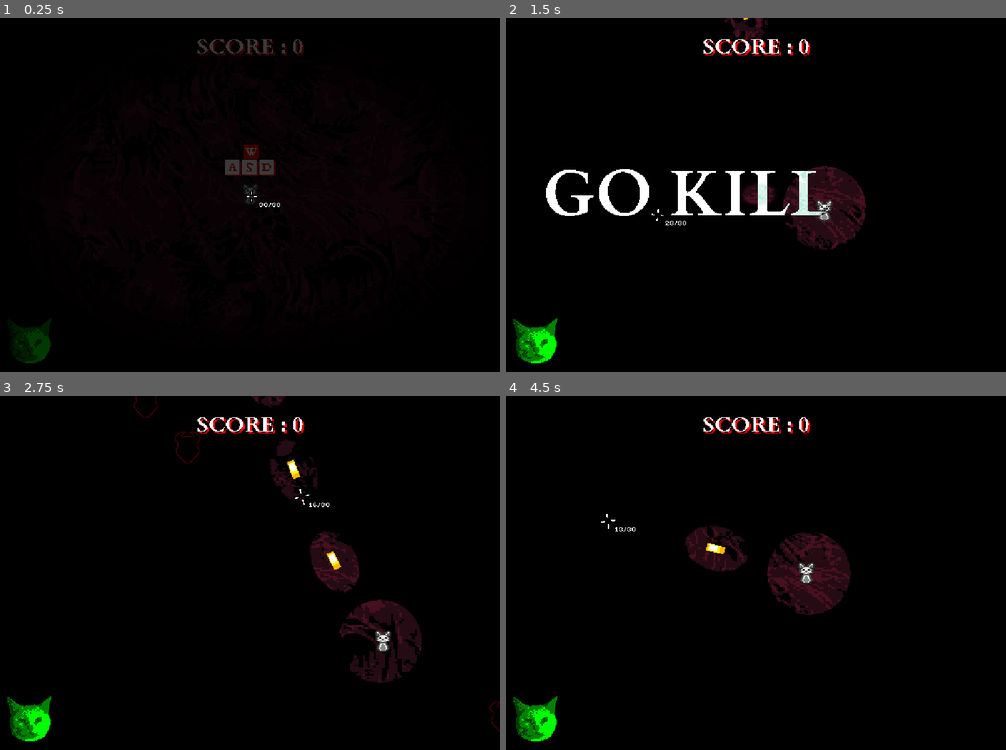
Above: before the commit, frames 1-4 (two rows, left to right).
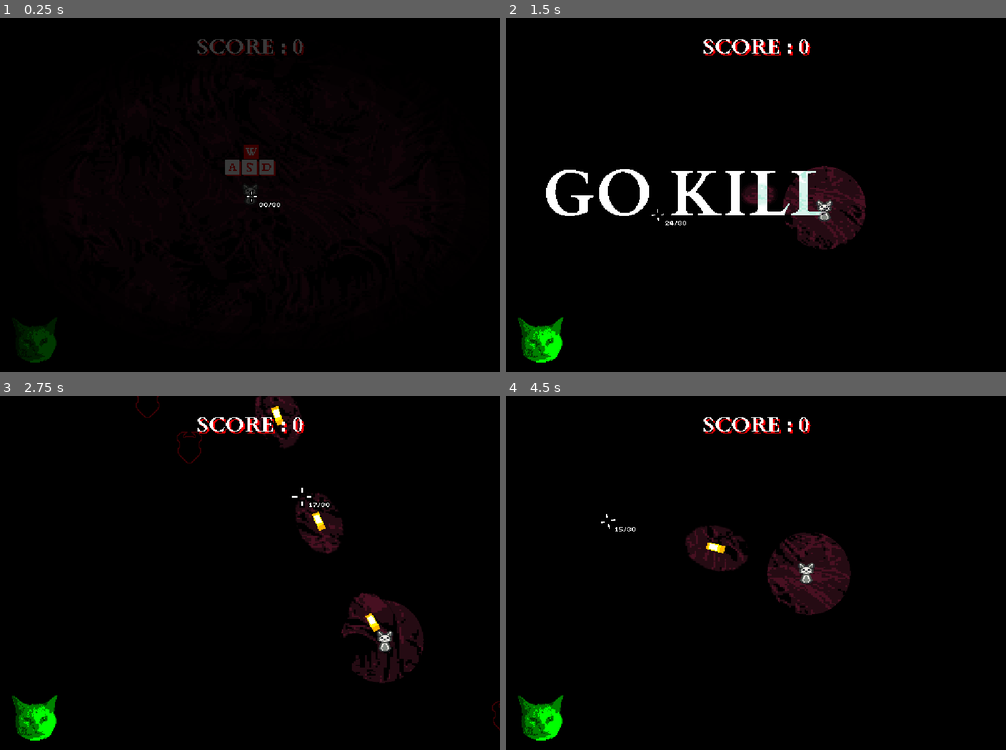
Above: after the commit, the same moments.

Repository: ThanapatrP/game-project-shooter
Game: Godot game, scene res://src/levels/main_level.tscn
Same seed, same stepped clock (60 frames per second), same inputs: the game is played once before the commit and once after it.
Inputs (mouse positions are in pixels of both pictures, inside the frame that each line leads up to):
- Up to frame 1 (0.25 s): no input
- Up to frame 2 (1.5 s): tap Enter (ui_accept) at 0.5, 0.77 s; move the mouse to (756, 46) at 0.52 s; press the mouse at (756, 46) at 0.53 s; hold D (right) 0.53-1.28 s; tap Space (spacebar) at 0.8, 1.35 s; move the mouse to (656, 212) at 1.27 s; release the mouse at (656, 212) at 1.28 s; hold S (down) from 1.28 s (still down)
- Up to frame 3 (2.75 s): tap Enter (ui_accept) at 1.52 s; click (150, 590) at 1.55 s; move the mouse to (300, 495) at 2.02 s; release S (down) at 2.03 s; press the mouse at (300, 495) at 2.03 s; hold D (right) from 2.03 s (still down); tap Space (spacebar) at 2.3 s
- Up to frame 4 (4.5 s): move the mouse to (731, 643) at 2.77 s; release D (right) at 2.78 s; release the mouse at (731, 643) at 2.78 s; hold W (up) 2.78-3.53 s; right-click (731, 643) at 2.85 s; tap Enter (ui_accept) at 3.02, 3.77 s; click (731, 643) at 3.05 s; move the mouse to (906, 626) at 3.52 s; hold A (left) from 3.53 s (still down); tap Space (spacebar) at 3.6 s; move the mouse to (606, 519) at 4.27 s; click (606, 519) at 4.35 s

The runs differ from the first frame. In frame 1, 0.4% of the frame differs, in the area x 1-12%, y 84-98%; in frame 2, 0.9%; in frame 3, 4.7%, in the area x 1-100%, y 0-98%; in frame 4, 0.7%.

Commit message:
more curse variant & card selection polishing

Diff:
--- a/src/characters/player/player.gd
+++ b/src/characters/player/player.gd
@@ -21,12 +21,14 @@
 var DEF_INVIN = 3.0
 
 # Shoot stuff
-var DEF_SHOOT_CD = 0.1
+var DEF_SHOOT_CD = 0.12
 var shoot_cd = 0.0
 var RELOAD_T = 0.8 # default / max reload cooldown
 var reload_cd = -1.0 # currect cooldown of reload
 var ammo = 30
 var MAX_AMMO = 30
+
+var bullet_spread : float = 1.0 # in degrees
 
 var bullet_dmg_mult : float = 1.0
 
@@ -156,8 +158,7 @@
 
 			if Global.hp_indicator:
 				Global.hp_indicator.shake()
-
-			Global.hp_indicator.set_progress(hp / MAX_HP)
+				Global.set_hp_progress(hp / MAX_HP)
 
 			if hp <= 0.0 and Global.main_level:
 				Global.main_level.restart()
@@ -210,7 +211,10 @@
 
 	var bullet : Area2D = bullet_res.instantiate()
 	bullet.global_position = global_position
-	bullet.dir = mouse_dir
+	var spread_rad = deg_to_rad(bullet_spread)
+
+	randomize()
+	bullet.dir = mouse_dir.rotated(randf_range(-spread_rad/2, spread_rad))
 
 	bullet.damage *= bullet_dmg_mult # apply damage mult
 
--- a/src/levels/main_level.gd
+++ b/src/levels/main_level.gd
@@ -52,7 +52,7 @@
 		# print($UILayer/InvertText.visible)
 
 	if curr_tutorial_state != TUTORIAL_STATE.NONE:
-		if Input.is_action_just_pressed("spacebar"):
+		if Input.is_action_just_pressed("spacebar") and Global.running_tween == null:
 			curr_tutorial_state = TUTORIAL_STATE.KILLEM
 
 			var tween := create_tween()
@@ -122,7 +122,11 @@
 				tween.set_trans(Tween.TRANS_SINE)
 				tween.tween_property(center_light, "scale", Vector2(), 0.7)
 
+				Global.running_tween = tween
+
 				await tween.finished
+
+				Global.running_tween = null
 
 				curr_tutorial_state = TUTORIAL_STATE.LIGHT
 
--- a/src/levels/main_level.tscn
+++ b/src/levels/main_level.tscn
@@ -167,6 +167,7 @@
 offset_bottom = 478.0
 mouse_filter = 1
 color = Color(0.221902, 0.221902, 0.221902, 1)
+metadata/_edit_lock_ = true
 
 [node name="TempLevelBg" type="Sprite2D" parent="."]
 z_index = -99
@@ -255,7 +256,7 @@
 script = ExtResource("10_twkqo")
 
 [node name="HpIndicator" parent="UILayer" instance=ExtResource("12_av45r")]
-position = Vector2(16, 324)
+position = Vector2(21, 323)
 
 [node name="InvertText" type="RichTextLabel" parent="UILayer"]
 visible = false
@@ -282,6 +283,7 @@
 anchor_bottom = 1.0
 grow_horizontal = 2
 grow_vertical = 2
+metadata/_edit_lock_ = true
 
 [node name="FadeOutRect" type="ColorRect" parent="UILayer"]
 anchors_preset = 15
@@ -290,6 +292,7 @@
 grow_horizontal = 2
 grow_vertical = 2
 color = Color(0, 0, 0, 0)
+metadata/_edit_lock_ = true
 
 [node name="CardLayer" parent="." instance=ExtResource("11_av45r")]
 visible = false
--- a/src/object/card/curse_card.tscn
+++ b/src/object/card/curse_card.tscn
@@ -1,9 +1,32 @@
-[gd_scene load_steps=10 format=3 uid="uid://cbhb18adwsxe1"]
+[gd_scene load_steps=14 format=3 uid="uid://cbhb18adwsxe1"]
 
 [ext_resource type="Script" uid="uid://biyud2pe0gxdk" path="res://src/object/card/curse_card.gd" id="1_xs56f"]
+[ext_resource type="Shader" uid="uid://d28ml218nw3cn" path="res://src/shader/dissolve.gdshader" id="2_gbdaw"]
 [ext_resource type="Texture2D" uid="uid://ckw40mw1iwe87" path="res://asset/ui/card/card_base_spr.png" id="2_p06a0"]
 [ext_resource type="Texture2D" uid="uid://dp623ycnrwtr5" path="res://asset/ui/card/icons/temp_icon.png" id="3_jgh6w"]
 [ext_resource type="FontFile" uid="uid://7ip1rh1cottq" path="res://asset/ui/Smol font.ttf" id="3_p06a0"]
+
+[sub_resource type="RectangleShape2D" id="RectangleShape2D_rdrce"]
+size = Vector2(104, 144)
+
+[sub_resource type="FastNoiseLite" id="FastNoiseLite_gbdaw"]
+resource_local_to_scene = true
+noise_type = 3
+frequency = 0.007
+
+[sub_resource type="NoiseTexture2D" id="NoiseTexture2D_k41ne"]
+resource_local_to_scene = true
+width = 144
+height = 144
+noise = SubResource("FastNoiseLite_gbdaw")
+
+[sub_resource type="ShaderMaterial" id="ShaderMaterial_4tik0"]
+resource_local_to_scene = true
+shader = ExtResource("2_gbdaw")
+shader_parameter/noise_tex = SubResource("NoiseTexture2D_k41ne")
+shader_parameter/dissolve_level = 1.0
+shader_parameter/between_gap = 0.1
+shader_parameter/gap_color = Color(1, 0, 0, 1)
 
 [sub_resource type="Shader" id="Shader_jgh6w"]
 code = "shader_type canvas_item;
@@ -12,6 +35,11 @@
 uniform bool outline = true;
 uniform vec4 new_col : source_color = vec4(1,1,1,1);
 uniform bool colorize = false;
+//
+//uniform sampler2D noise_tex;
+//uniform float dissolve_level : hint_range(0.0, 1.0, 0.1) = 0.5;
+//uniform float between_gap : hint_range(0.0, 0.5, 0.1) = 0.1;
+//uniform vec4 gap_color : source_color;
 
 uniform vec2 size = vec2(32,32);
 
@@ -36,6 +64,20 @@
 		}
 	}
 
+	//float _base = 0.0 - between_gap;
+	//float _ceil = 1.0 + between_gap;
+	//float _block = 1.0 + between_gap;
+	//
+	//float _lower = clamp(_base + (dissolve_level * _block), 0.0, 1.0);
+	//float _upper = clamp(dissolve_level * _block, 0.0, 1.0);
+	//
+	//vec4 noise_col = texture(noise_tex, UV);
+	//
+	//if (noise_col.r > _upper){
+		//COLOR = vec4(0,0,0,0);
+	//}else if(noise_col.r > _lower){
+		//COLOR = vec4(gap_color.r, gap_color.g, gap_color.b, gap_color.a);
+	//}
 }
 "
 
@@ -89,13 +131,17 @@
 shader_parameter/colorize = 0.0
 shader_parameter/size = Vector2(104, 144)
 
-[sub_resource type="RectangleShape2D" id="RectangleShape2D_rdrce"]
-size = Vector2(104, 144)
-
 [node name="CurseCard" type="Node2D"]
 script = ExtResource("1_xs56f")
 
-[node name="SpritePivot" type="Node2D" parent="."]
+[node name="MouseArea" type="Area2D" parent="."]
+
+[node name="CollisionShape2D" type="CollisionShape2D" parent="MouseArea"]
+position = Vector2(52, 72)
+shape = SubResource("RectangleShape2D_rdrce")
+
+[node name="SpritePivot" type="CanvasGroup" parent="."]
+material = SubResource("ShaderMaterial_4tik0")
 position = Vector2(52, 72)
 
 [node name="CardSprite" type="Sprite2D" parent="SpritePivot"]
@@ -141,9 +187,3 @@
 position = Vector2(-52, -72)
 texture = ExtResource("2_p06a0")
 centered = false
-
-[node name="MouseArea" type="Area2D" parent="."]
-
-[node name="CollisionShape2D" type="CollisionShape2D" parent="MouseArea"]
-position = Vector2(52, 72)
-shape = SubResource("RectangleShape2D_rdrce")
--- /dev/null
+++ b/src/object/card/curse_res/invin_trade_curse.tres
@@ -0,0 +1,13 @@
+[gd_resource type="Resource" script_class="InvinTradeCurse" load_steps=3 format=3 uid="uid://bu1np5iujg6d0"]
+
+[ext_resource type="Texture2D" uid="uid://bjgf0c7o0x3ay" path="res://asset/player/player_spr_v1.png" id="1_1cppo"]
+[ext_resource type="Script" uid="uid://bxua2jk7gdx54" path="res://src/object/card/curses/invin_trade.gd" id="1_swkxe"]
+
+[resource]
+script = ExtResource("1_swkxe")
+hp_mult = 0.1
+invin_decrese = 0.2
+curse_icon = ExtResource("1_1cppo")
+display_name = "INVIN TRADE"
+desc = "DESC"
+metadata/_custom_type_script = "uid://bxua2jk7gdx54"
--- /dev/null
+++ b/src/object/card/curse_res/uzi_trait_curse.tres
@@ -0,0 +1,13 @@
+[gd_resource type="Resource" script_class="UziTraitCurse" load_steps=3 format=3 uid="uid://3uu2ax01i100"]
+
+[ext_resource type="Texture2D" uid="uid://bjgf0c7o0x3ay" path="res://asset/player/player_spr_v1.png" id="1_2cn78"]
+[ext_resource type="Script" uid="uid://srgygxh0aqff" path="res://src/object/card/curses/uzi_trait.gd" id="1_5e4tp"]
+
+[resource]
+script = ExtResource("1_5e4tp")
+firerate_mult = 0.02
+accuracy_decrease = 0.05
+curse_icon = ExtResource("1_2cn78")
+display_name = "UZI BOI"
+desc = "DESC"
+metadata/_custom_type_script = "uid://srgygxh0aqff"
--- a/src/object/card/curses/damage_mult_curse.gd
+++ b/src/object/card/curses/damage_mult_curse.gd
@@ -12,5 +12,8 @@
 func apply(player : Player):
 	player.bullet_dmg_mult += add_dmg_mult
 	player.MAX_HP *= (1.0 - hp_reduction)
+
+	Global.set_hp_progress(player.hp / player.MAX_HP)
+
 	if Global.debug:
 		print("UPGRADED")
--- /dev/null
+++ b/src/object/card/curses/invin_trade.gd
@@ -0,0 +1,23 @@
+# CURSE DESC:
+# + MAXHP (& current HP)
+# - invin time
+
+class_name InvinTradeCurse
+extends Curse
+
+@export var hp_mult : float = 0.1
+@export var invin_decrese : float = 0.2
+
+
+func apply(player : Player):
+	var curr_player_hp_ratio = float(player.hp) / float(player.MAX_HP)
+
+	player.MAX_HP *= 1.0 + hp_mult
+	player.hp = player.MAX_HP * curr_player_hp_ratio
+
+	player.invin = clamp(player.invin * (1.0 - invin_decrese), 0.1, INF)
+
+	Global.set_hp_progress(player.hp / player.MAX_HP)
+
+	if Global.debug:
+		print("UPGRADED")
--- /dev/null
+++ b/src/object/card/curses/uzi_trait.gd
@@ -0,0 +1,17 @@
+# CURSE DESC:
+# + firerate
+# - accuracy
+
+class_name UziTraitCurse
+extends Curse
+
+@export var firerate_mult : float = 0.02
+@export var accuracy_decrease : float = 0.05
+
+
+func apply(player : Player):
+	player.DEF_SHOOT_CD *= 1.0 - firerate_mult
+	player.bullet_spread *= 1.0 + accuracy_decrease
+
+	if Global.debug:
+		print("UPGRADED")
--- /dev/null
+++ b/src/shader/dissolve.gdshader
@@ -0,0 +1,34 @@
+shader_type canvas_item;
+render_mode unshaded;
+
+uniform sampler2D screen_texture : hint_screen_texture, repeat_disable, filter_nearest;
+
+uniform sampler2D noise_tex;
+uniform float dissolve_level : hint_range(0.0, 1.0, 0.1) = 0.5;
+uniform float between_gap : hint_range(0.0, 0.5, 0.1) = 0.1;
+uniform vec4 gap_color : source_color;
+
+void fragment() {
+	vec4 c = textureLod(screen_texture, SCREEN_UV, 0.0);
+
+	if (c.a > 0.0001) {
+		c.rgb /= c.a;
+	}
+
+	COLOR *= c;
+
+	float _base = 0.0 - between_gap;
+	float _ceil = 1.0 + between_gap;
+	float _block = 1.0 + between_gap;
+
+	float _lower = clamp(_base + (dissolve_level * _block), 0.0, 1.0);
+	float _upper = clamp(dissolve_level * _block, 0.0, 1.0);
+
+	vec4 noise_col = texture(noise_tex, UV);
+
+	if (noise_col.r > _upper){
+		COLOR = vec4(0,0,0,0);
+	}else if(noise_col.r > _lower){
+		COLOR = vec4(gap_color.r, gap_color.g, gap_color.b, gap_color.a);
+	}
+}
--- a/src/ui/card_layer.gd
+++ b/src/ui/card_layer.gd
@@ -8,7 +8,8 @@
 var curses = [
 	preload("res://src/object/card/curse_res/dmg_mult_curse.tres"),
 	preload("res://src/object/card/curse_res/reload_amp_curse.tres"),
-	preload("res://src/object/card/curse_res/reload_amp_curse.tres"), # TEMP
+	preload("res://src/object/card/curse_res/invin_trade_curse.tres"),
+	preload("res://src/object/card/curse_res/uzi_trait_curse.tres"),
 ]
 
 @onready var cards : Array[Node2D] = [
@@ -42,6 +43,14 @@
 
 		if Input.is_action_just_pressed("m1") and hovering_card != null and selected == false:
 			if hovering_card.curse != null and Global.player != null:
+
+				for c in cards:
+					if c != hovering_card:
+						var tween := create_tween()
+						tween.set_ease(Tween.EASE_OUT)
+						tween.set_trans(Tween.TRANS_SINE)
+						tween.tween_property(c.sprite_pivot.material, "shader_parameter/dissolve_level", 0.0, 0.35)
+
 				hovering_card.curse.apply(Global.player)
 				Global.player_card += 1
 
@@ -77,6 +86,7 @@
 
 	for c in cards:
 		c.can_hover = true
+		c.sprite_pivot.material.set_shader_parameter("dissolve_level", 1.0);
 
 	# TODO: Randomize curse stuff
 	# TODO: animate stuff
--- a/src/ui/dead_layer.gd
+++ b/src/ui/dead_layer.gd
@@ -50,7 +50,7 @@
 
 			await get_tree().create_timer(1.0/60.0).timeout
 
-	if Global.curr_score == Global.highscore and Global.curr_score != 0:
+	if Global.is_highscore and Global.curr_score != 0:
 		animation_player.play("NewHighscore")
 	else:
 		animation_player.play("NotNewHighscore")
--- a/src/ui/hp_indicator.gd
+++ b/src/ui/hp_indicator.gd
@@ -33,7 +33,7 @@
 		spr_t = 0.0
 
 	# Sprite shake position
-	position.x = SHAKE_INTENSITY * cos(shake_t * 100.0) * (shake_t / DEF_SHAKE_DUR)
+	position.x = 6 + (SHAKE_INTENSITY * cos(shake_t * 100.0) * (shake_t / DEF_SHAKE_DUR))
 
 	# Progress
 	idle_icon.material.set_shader_parameter("progress", to_progress)
--- a/src/util/global.gd
+++ b/src/util/global.gd
@@ -24,6 +24,7 @@
 var next_stack_mult = 1.0
 const DEF_NEXT_CARD_SCORE = 500
 const DEF_NEXT_STACK_MULT = 1.2
+var is_highscore = false
 
 var player_card = 0
 
@@ -57,8 +58,9 @@
 	curr_score += amt
 	score_stack += amt
 
-	if curr_score >= highscore:
+	if curr_score > highscore:
 		highscore = curr_score
+		is_highscore = true
 
 	if score_stack > next_card_score:
 		score_stack = 0
@@ -98,12 +100,18 @@
 		score_label.trigger_impulse_color()
 
 
+func set_hp_progress(new_progress):
+	if hp_indicator:
+		hp_indicator.set_progress(new_progress)
+
+
 func reset_score():
 	curr_score = 0
 	next_card_score = DEF_NEXT_CARD_SCORE
 	score_stack = 0
 	next_stack_mult = DEF_NEXT_STACK_MULT
 	player_card = 0
+	is_highscore = false
 
 # save load stuff
 func load_data():
Not shown, added: src/object/card/curses/invin_trade.gd.uid
Not shown, added: src/object/card/curses/uzi_trait.gd.uid
Not shown, added: src/shader/dissolve.gdshader.uid
